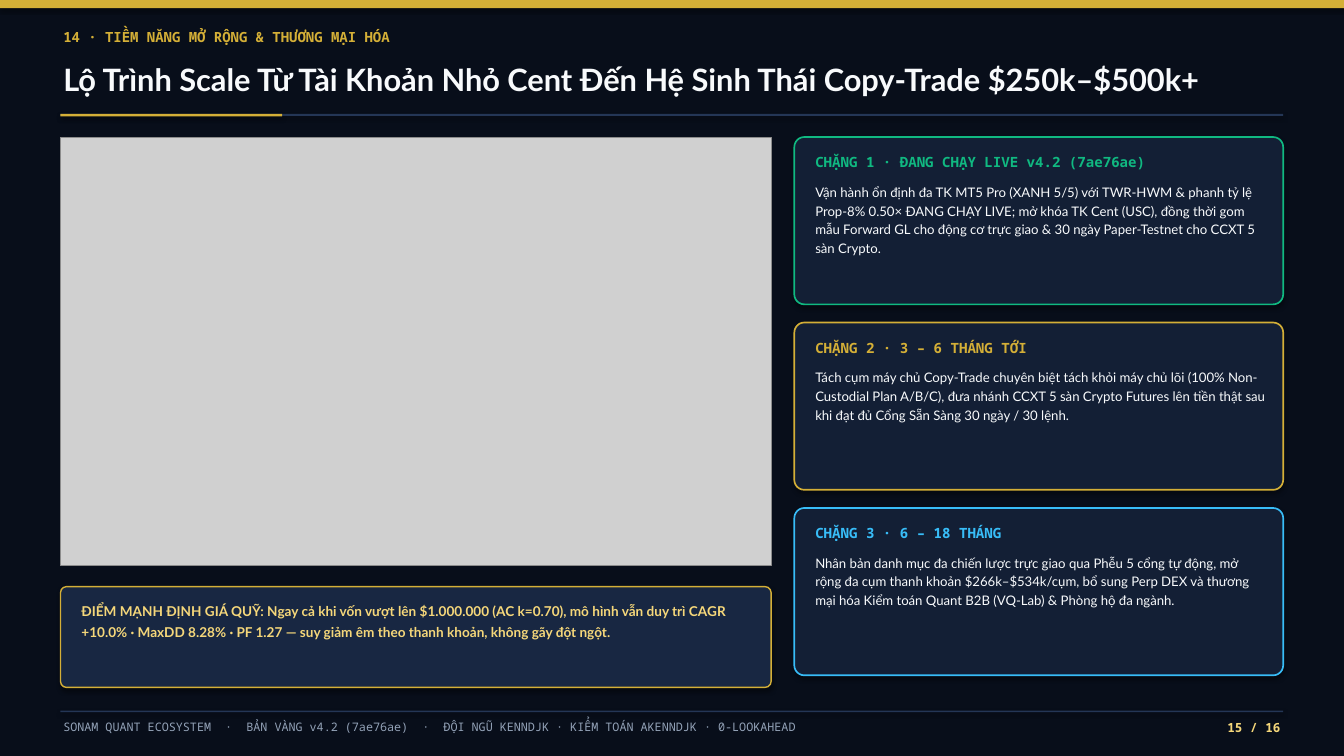
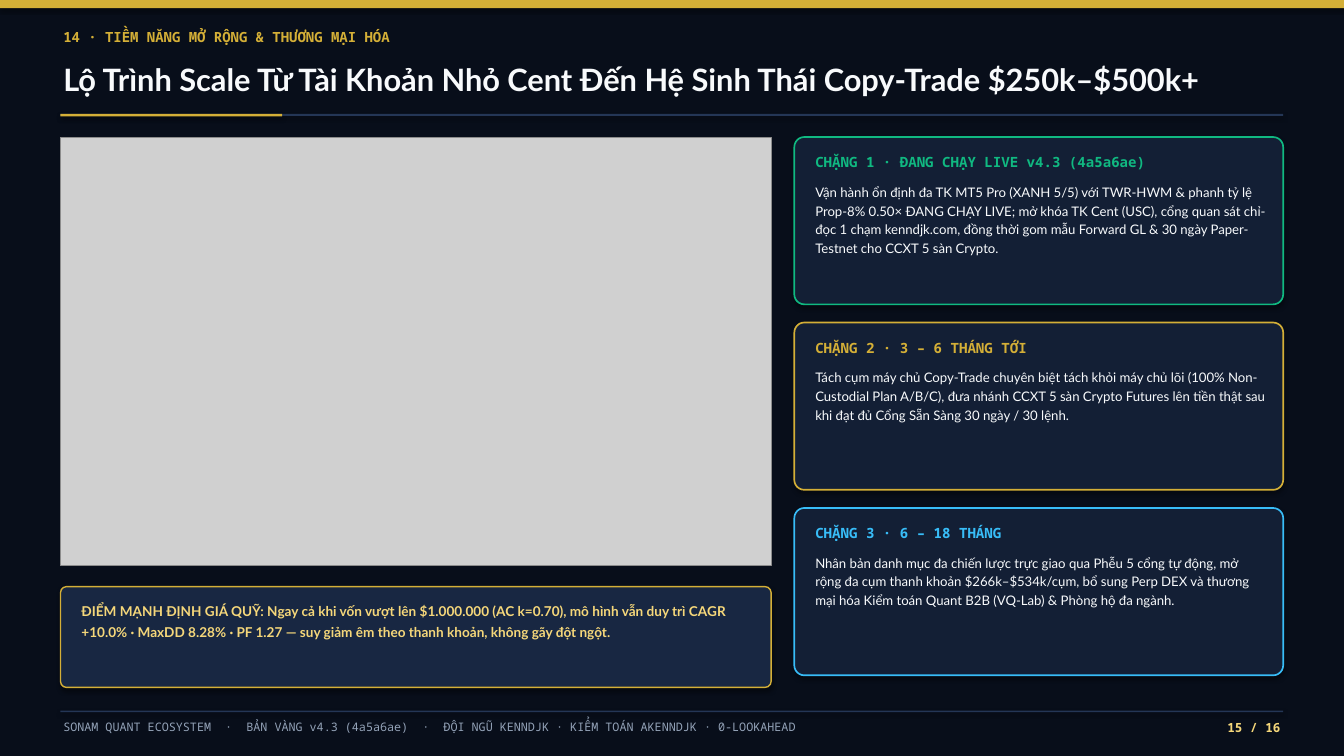
Before and after one commit to kenndjk0412-maker/sonam-quant, a slide deck: slide 15 of Sonam-Quant-Golden-Deck.pptx. Drawn at 1344x756 pixels with LibreOffice and Linux fonts; fonts in the diff are those of the drawing; grey boxes stand for pictures. Boxes give left, top, right and bottom in pixels: in the first picture for what was removed or moved away, otherwise in the second. Text is boxed around its words. In the diff, an @@ line names an element or a change of style, - is before the commit and + after.

Commit message:
Golden Edition v4.3 (4a5a6ae) — Dual-QR Live Read-Only Observer + Hardened khach_vip (0 AI jargon)

```diff
--- a/Sonam-Quant-Golden-Deck.pptx
+++ b/Sonam-Quant-Golden-Deck.pptx
@@ text at [815,154,1145,170]: text changed @@
-CHẶNG 1 · ĐANG CHẠY LIVE v4.2 (7ae76ae)
+CHẶNG 1 · ĐANG CHẠY LIVE v4.3 (4a5a6ae)
@@ text at [815,186,1266,256]: text changed @@
-Vận hành ổn định đa TK MT5 Pro (XANH 5/5) với TWR-HWM & phanh tỷ lệ Prop-8% 0.50× ĐANG CHẠY LIVE; mở khóa TK Cent (USC), đồng thời gom mẫu Forward GL cho động cơ trực giao & 30 ngày Paper-Testnet cho CCXT 5 sàn Crypto.
+Vận hành ổn định đa TK MT5 Pro (XANH 5/5) với TWR-HWM & phanh tỷ lệ Prop-8% 0.50× ĐANG CHẠY LIVE; mở khóa TK Cent (USC), cổng quan sát chỉ-đọc 1 chạm kenndjk.com, đồng thời gom mẫu Forward GL & 30 ngày Paper-Testnet cho CCXT 5 sàn Crypto.
@@ text at [63,720,795,733]: text changed @@
-SONAM QUANT ECOSYSTEM · BẢN VÀNG v4.2 (7ae76ae) · ĐỘI NGŨ KENNDJK · KIỂM TOÁN AKENNDJK · 0-LOOKAHEAD
+SONAM QUANT ECOSYSTEM · BẢN VÀNG v4.3 (4a5a6ae) · ĐỘI NGŨ KENNDJK · KIỂM TOÁN AKENNDJK · 0-LOOKAHEAD
```
Also in this commit, not shown: 15 other slides changed, 5 other files.
